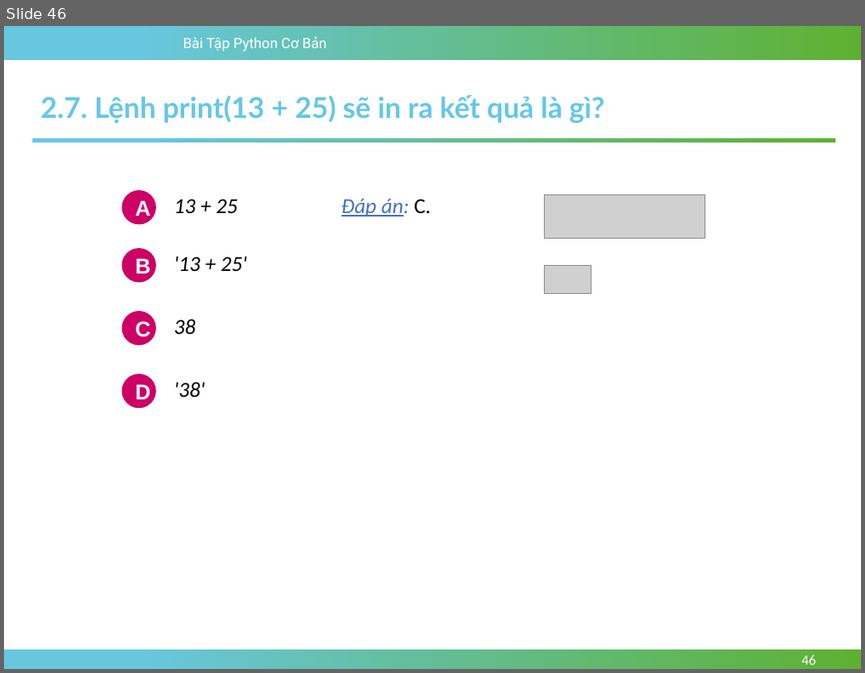
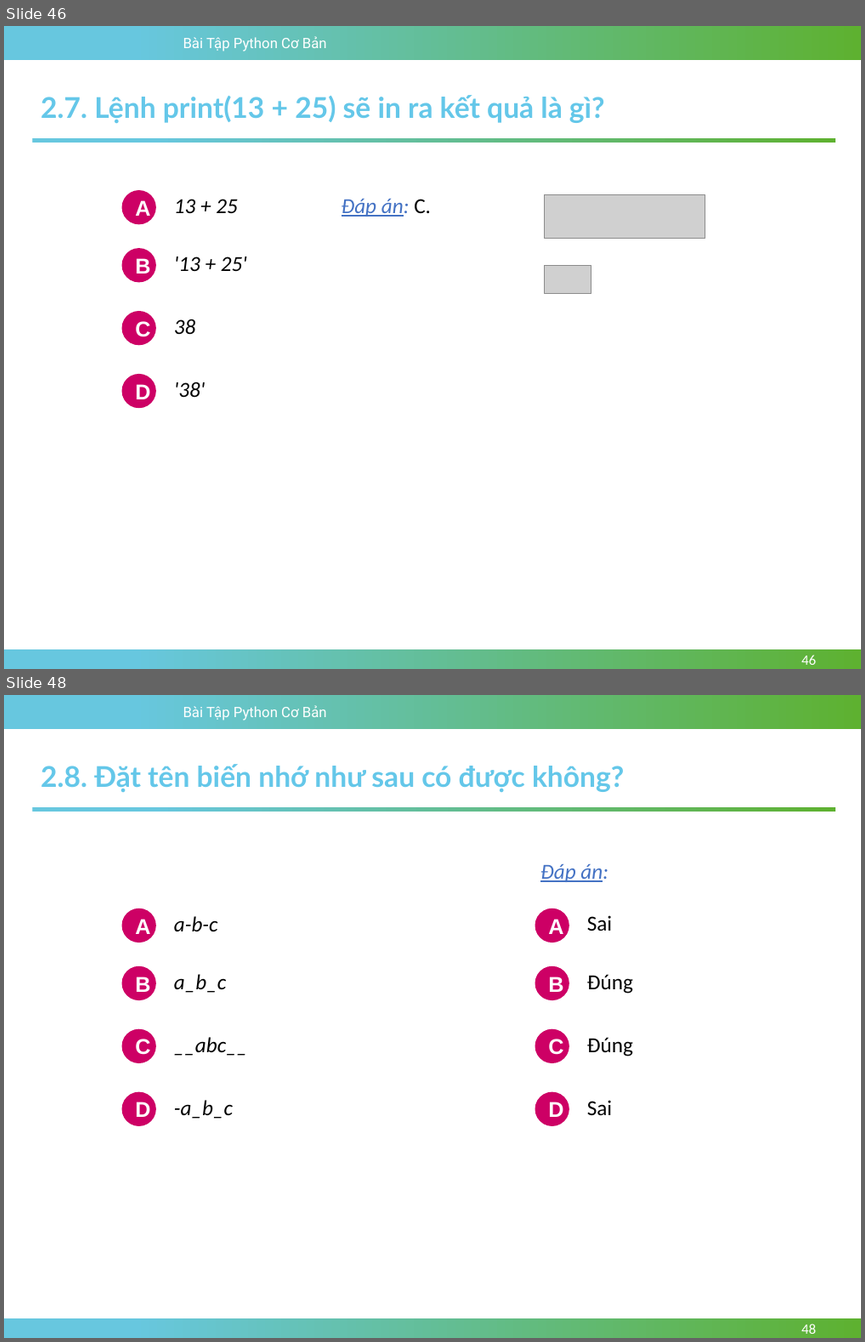
Before and after one commit to TriPhan0511/BaiTapPythonCoBan, a slide deck: documents/slides/Chuong-02-Lam-Quen-Voi-Moi-Truong-Tuong-Tac-Python.pptx. Shown one above the other, each under a label of ours: slide 46 before the commit, slides 46 and 48 after it; the slides between them are not shown. The pictures are 865x673 and 865x1342 pixels, drawn with LibreOffice and Linux fonts; fonts in the diff are those of the drawing; grey boxes stand for pictures; background and template pictures are left out. Boxes give left, top, right and bottom in pixels: in the first picture for what was removed or moved away, otherwise in the second. Text is boxed around its words. In the diff, an @@ line names an element or a change of style, - is before the commit and + after.

Commit message:
Updated

```diff
--- a/documents/slides/Chuong-02-Lam-Quen-Voi-Moi-Truong-Tuong-Tac-Python.pptx
+++ b/documents/slides/Chuong-02-Lam-Quen-Voi-Moi-Truong-Tuong-Tac-Python.pptx
@@ slide 48 added at [4, 695, 861, 1338], background #FFFFFF; not listed: 3 template elements that a slide beside it also shows @@
@@ text added at [41, 764, 624, 792], 24 pt, text #64C7E9, bold @@
+2.8. Đặt tên biến nhớ như sau có được không?
@@ rectangle added at [32, 807, 835, 811], fill gradient #67C7DF to #5EB130 @@
@@ text added at [540, 864, 608, 882], 18 pt, text #4472C4, italic, underline @@
+Đáp án:
@@ ellipse added at [121, 908, 155, 942], fill #CD0065, 18 pt, text #FFFFFF, bold @@
+A
@@ text added at [174, 916, 218, 931], 18 pt, text #000000, italic @@
+a-b-c
@@ ellipse added at [535, 908, 569, 942], fill #CD0065, 18 pt, text #FFFFFF, bold @@
+A
@@ text added at [587, 915, 612, 930], 18 pt, text #000000 @@
+Sai
@@ ellipse added at [121, 966, 155, 1000], fill #CD0065, 18 pt, text #FFFFFF, bold @@
+B
@@ text added at [174, 974, 226, 993], 18 pt, text #000000, italic @@
+a_b_c
@@ ellipse added at [535, 966, 569, 1000], fill #CD0065, 18 pt, text #FFFFFF, bold @@
+B
@@ text added at [587, 974, 633, 993], 18 pt, text #000000 @@
+Đúng
@@ ellipse added at [121, 1029, 155, 1063], fill #CD0065, 18 pt, text #FFFFFF, bold @@
+C
@@ text added at [174, 1037, 248, 1055], 18 pt, text #000000, italic @@
+__abc__
@@ ellipse added at [535, 1029, 569, 1063], fill #CD0065, 18 pt, text #FFFFFF, bold @@
+C
@@ text added at [587, 1037, 633, 1056], 18 pt, text #000000 @@
+Đúng
@@ ellipse added at [121, 1092, 155, 1126], fill #CD0065, 18 pt, text #FFFFFF, bold @@
+D
@@ text added at [174, 1100, 233, 1118], 18 pt, text #000000, italic @@
+-a_b_c
@@ ellipse added at [535, 1092, 569, 1126], fill #CD0065, 18 pt, text #FFFFFF, bold @@
+D
@@ text added at [587, 1100, 612, 1115], 18 pt, text #000000 @@
+Sai
@@ page number added at [801, 1323, 816, 1333], 12 pt, text #FFFFFF @@
+48
```
Also in this commit, not shown: 1 other slide added.
